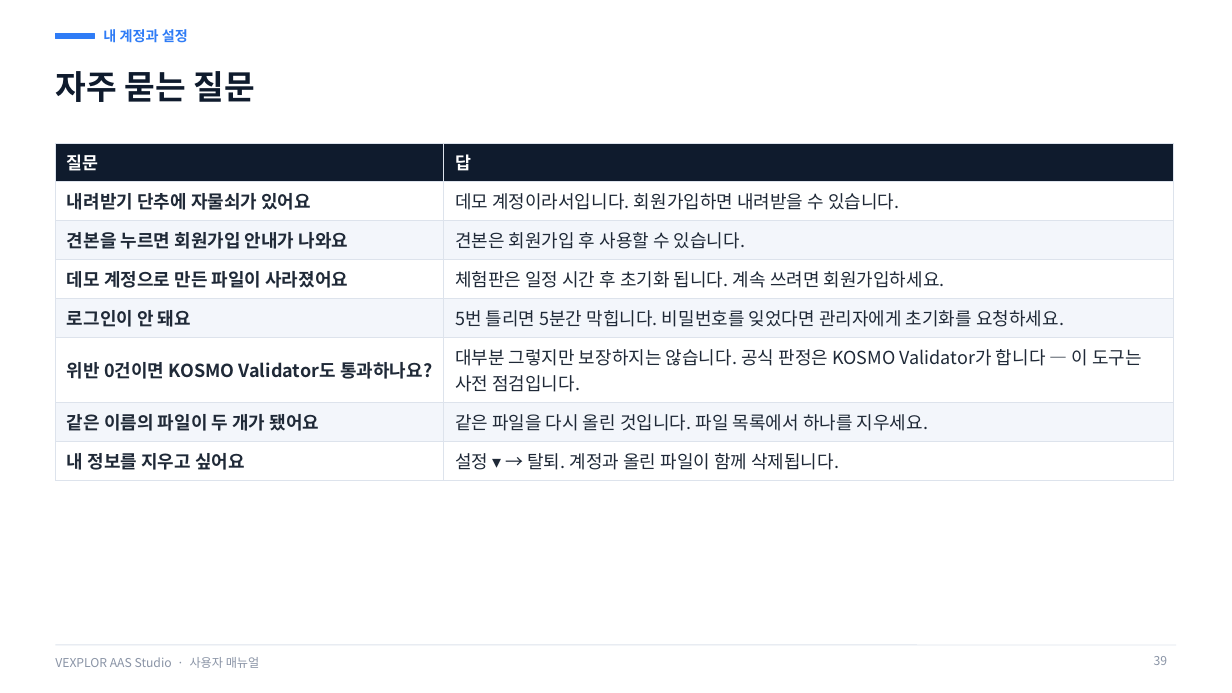
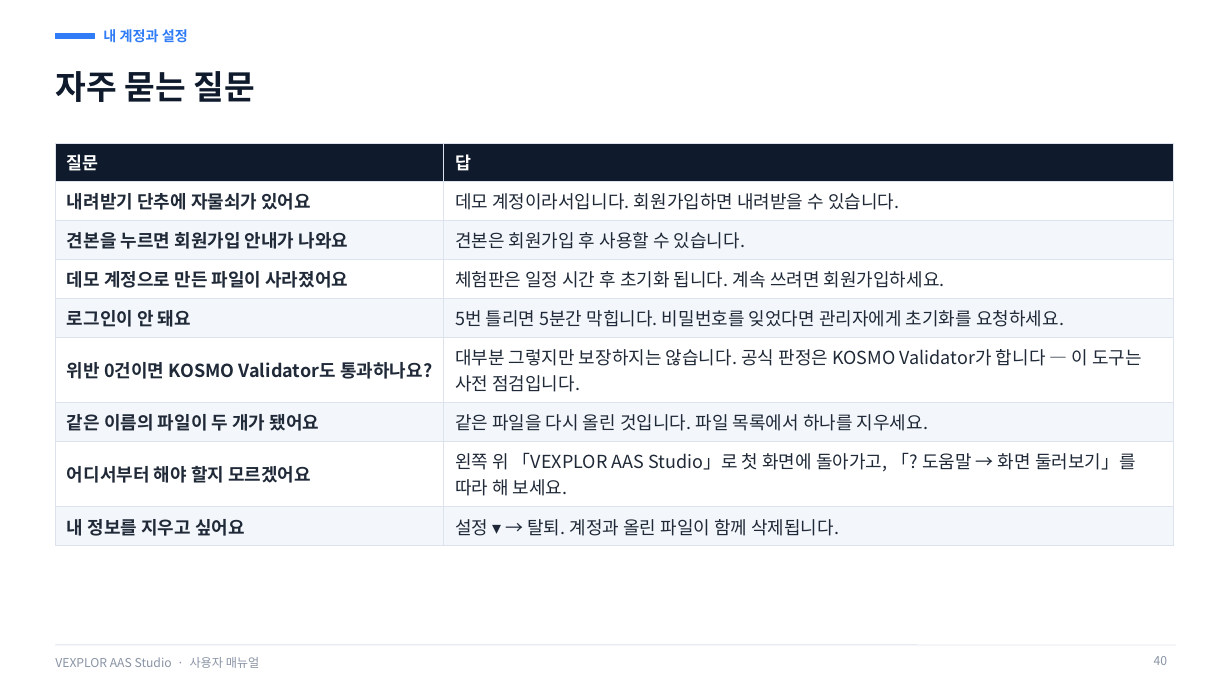
Before and after one commit to waceinc/vexplor-aas, a slide deck: slide 40 of VEXPLOR_AAS_Studio_user_manual.pptx (slide 39 before the commit). Drawn at 1232x693 pixels with LibreOffice and Linux fonts; fonts in the diff are those of the drawing. Boxes give left, top, right and bottom in pixels: in the first picture for what was removed or moved away, otherwise in the second. Text is boxed around its words. In the diff, an @@ line names an element or a change of style, - is before the commit and + after.

Commit message:
사용자 매뉴얼 — 도움말 · 둘러보기 · 첫 화면으로(VEXPLOR AAS Studio) 쪽 추가

```diff
--- a/VEXPLOR_AAS_Studio_user_manual.pptx
+++ b/VEXPLOR_AAS_Studio_user_manual.pptx
@@ table at bbox=[55, 143, 1174, 540] @@
+row 8: 어디서부터 해야 할지 모르겠어요 | 왼쪽 위 「VEXPLOR AAS Studio」로 첫 화면에 돌아가고, 「? 도움말 → 화면 둘러보기」를 따라 해 보세요.
@@ page number at bbox=[1154, 656, 1167, 665]: text changed @@
-39
+40
```
Also in this commit, not shown: 3 other slides changed, 1 slide added.
